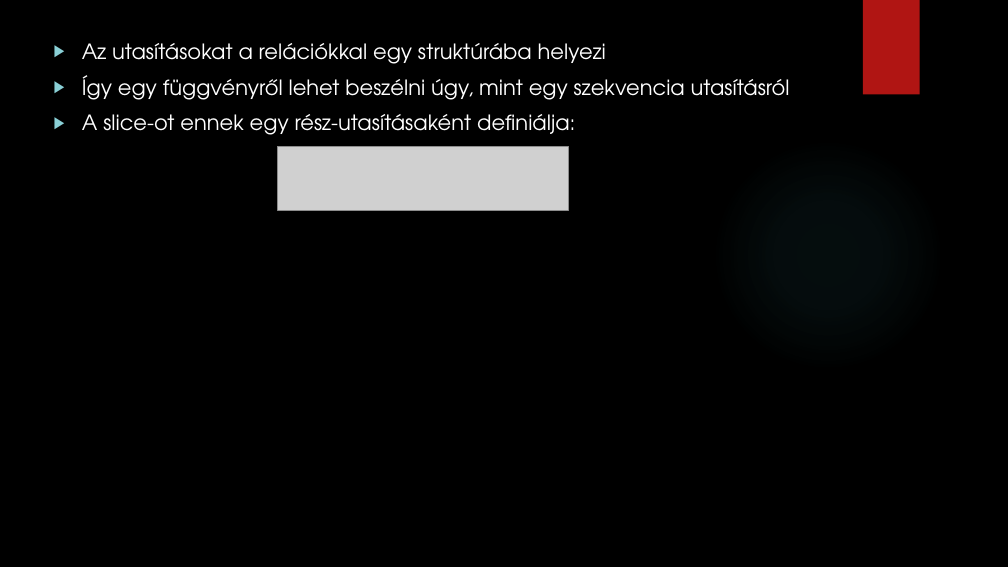
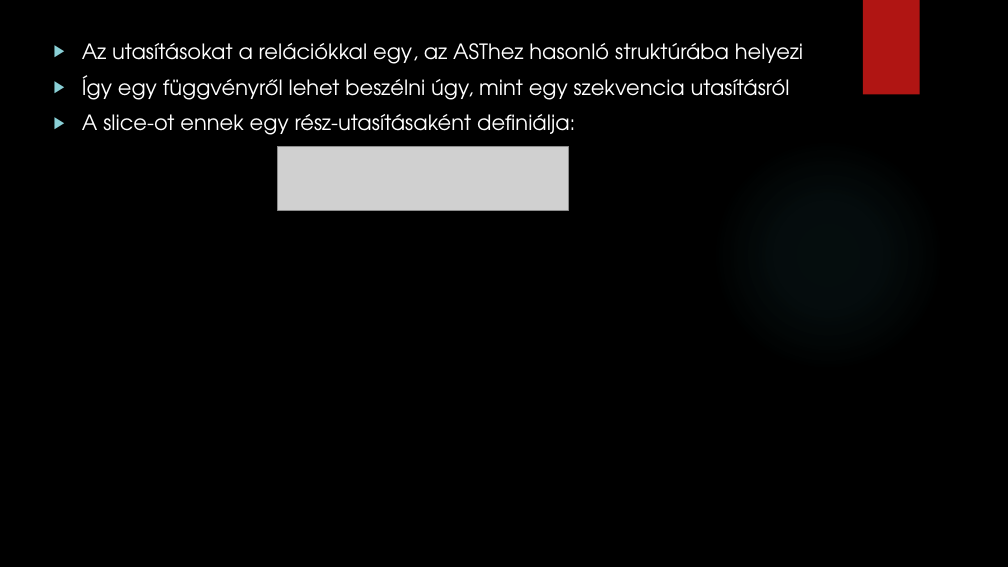
Before and after one commit to dwat3r/slicer, a slide deck: slide 12 of doc/Presentation.pptx (slide 16 before the commit). Drawn at 1008x567 pixels with LibreOffice and Linux fonts; fonts in the diff are those of the drawing; grey boxes stand for pictures; background and template pictures are left out. Boxes give left, top, right and bottom in pixels: in the first picture for what was removed or moved away, otherwise in the second. Text is boxed around its words. In the diff, an @@ line names an element or a change of style, - is before the commit and + after.

```diff
--- a/doc/Presentation.pptx
+++ b/doc/Presentation.pptx
@@ text at (82,43,803,64): text changed @@
-▶ Az utasításokat a relációkkal egy struktúrába helyezi
+▶ Az utasításokat a relációkkal egy, az ASThez hasonló struktúrába helyezi
```
Also in this commit, not shown: 8 other slides changed, 5 slides added, 19 slides removed, 10 other files.
